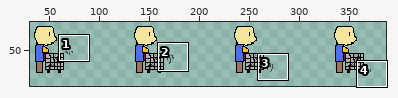
Two states of a sprite sheet, assets/spritesheets/Attack_Right.png. The picture above shows the old version from afar; the outline marks the close-up.
Close-up. As it was:
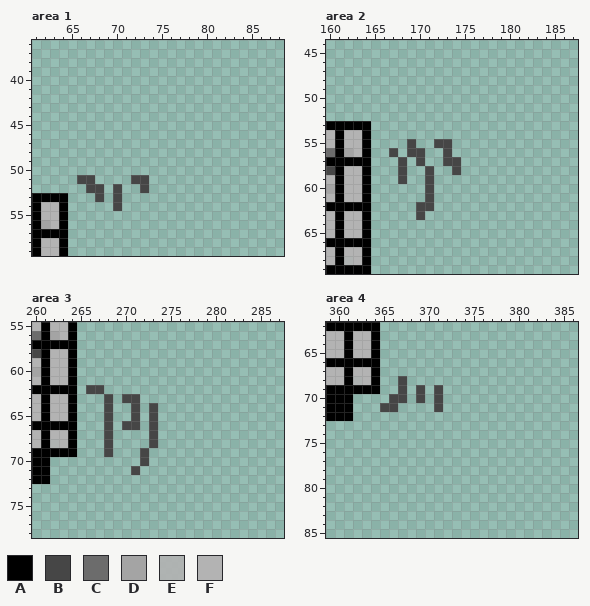
The file is 400x100 pixels. Colours within 5 levels of each other are drawn and written as one. Shown: area 1: x 61..88, y 36..59; area 2: x 160..187, y 44..69; area 3: x 260..287, y 55..78; area 4: x 359..386, y 62..85. The wide view leaves out empty margins.
Palette (. is transparent): A #000000  B #464646  C #6c6c6c  D #a4a4a4  E #b2b2b2e6  F #b3b3b3
Pixels before, area 1, first column x 61:
51 .....BB....BB
52 ......BB.B..B
53 AAAA...B.B...
54 AFFA.....B...
55 AFFA.........
56 ADFA.........
57 AAAA.........
58 AFFA.........
59 AFFA.........
Pixels before, area 2, first column x 160:
53 AAAAA..........
54 FAFFA..........
55 FAFFA....B..BB.
56 CADFA..B.BB..B.
57 AAAAA...B.B..BB
58 BAFFA...B..B..B
59 FAFFA...B..B...
60 DAFFA......B...
61 FAFFA......B...
62 AAAAA.....BB...
63 FAFFA.....B....
64 FAFFA..........
65 FAFFA..........
66 AAAAA..........
67 FAFFA..........
68 FAEFA..........
69 AAAAA..........
Pixels before, area 3, first column x 260:
55 FAFFA.........
56 CADFA.........
57 AAAAA.........
58 BAFFA.........
59 FAFFA.........
60 DAFFA.........
61 FAFFA.........
62 AAAAA.BB......
63 FAFFA...B.BB..
64 FAFFA...B..B.B
65 FAFFA...B..B.B
66 AAAAA...B.BB.B
67 FAFFA...B....B
68 FAEFA...B....B
69 AAAAA...B...B.
70 AA..........B.
71 AA.........B..
72 AA............
Pixels before, area 4, first column x 359:
62 AAAAAA.......
63 FFAFFA.......
64 FFAFFA.......
65 FFAFFA.......
66 AAAAAA.......
67 FFAFFA.......
68 FFAEFA..B....
69 AAAAAA..B.B.B
70 AAA....BB.B.B
71 AAA...BB....B
72 AAA..........
After the commit:
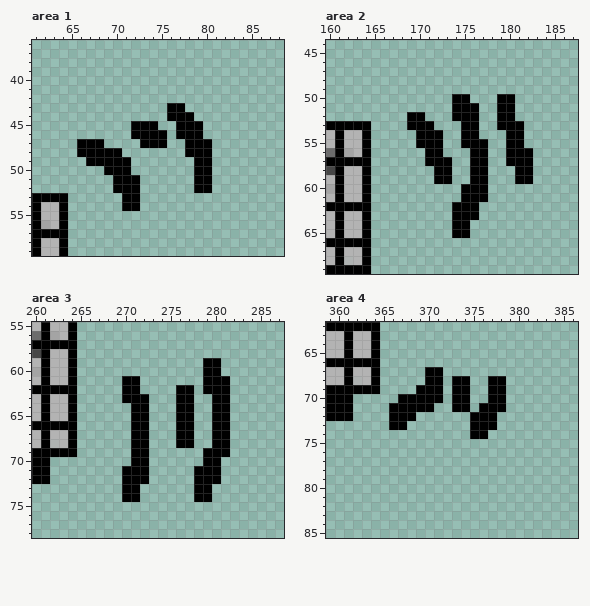
What changed:
Area 1:
The edit adds colour A in row 43 at x 76 to 77; in row 44 at x 76 to 78; in row 45 at x 72 to 74 and 77 to 79; in row 46 at x 72 to 75 and 77 to 79; in row 47 at x 66 to 68, 73 to 75 and 78 to 80; in row 48 at x 66 to 70 and 78 to 80.
The edit adds colour A in row 49 at x 67 to 71 and 79 to 80; in row 50 at x 69 to 71 and 79 to 80; in row 51 at x 70 to 71 and 79 to 80; in row 52 at x 71 to 72 and 79 to 80; in rows 53 to 54 at x 71 to 72.
Colour B gives way to colour A in row 51 at x 72; in row 52 at x 70.
The edit erases colour B in row 51 at x 66 to 67 and 73; in row 52 at x 67 to 68 and 73; in row 53 at x 68 and 70; in row 54 at x 70.
Area 2:
The edit adds colour A in row 50 at x 174 to 175 and 179 to 180; in row 51 at x 174 to 176 and 179 to 180; in row 52 at x 169 to 170, 174 to 176 and 179 to 180; in row 53 at x 169 to 171, 175 to 176 and 179 to 181; in row 54 at x 170 to 172, 175 to 176 and 180 to 181; in row 55 at x 170 to 171, 175 to 177 and 180 to 181.
The edit adds colour A in rows 56 to 57 at x 171 to 172, 176 to 177 and 180 to 182; in rows 58 to 59 at x 172 to 173, 176 to 177 and 181 to 182; in rows 60 to 61 at x 175 to 177; in rows 62 to 63 at x 174 to 176; in rows 64 to 65 at x 174 to 175.
Colour B gives way to colour A in row 55 at x 172; in row 57 at x 173.
The edit erases colour B in row 55 at x 169 and 173; in row 56 at x 167, 169 to 170 and 173; in row 57 at x 168, 170 and 174; in row 58 at x 168, 171 and 174; in row 59 at x 168 and 171; in rows 60 to 61 at x 171.
The edit erases colour B in row 62 at x 170 to 171; in row 63 at x 170.
Area 3:
The edit adds colour A in rows 59 to 60 at x 279 to 280; in row 61 at x 270 to 271 and 279 to 281; in row 62 at x 270 to 271, 276 to 277 and 279 to 281; in rows 63 to 66 at x 272, 276 to 277 and 280 to 281; in rows 67 to 68 at x 271 to 272, 276 to 277 and 280 to 281; in row 69 at x 271 and 279 to 281.
The edit adds colour A in row 70 at x 271 and 279 to 280; in row 71 at x 270, 272 and 278 to 280; in row 72 at x 270 to 272 and 278 to 280; in rows 73 to 74 at x 270 to 271 and 278 to 279.
Colour B gives way to colour A in row 63 at x 270 to 271; in rows 64 to 66 at x 271; in rows 69 to 70 at x 272; in row 71 at x 271.
The edit erases colour B in row 62 at x 266 to 267; in row 63 at x 268; in rows 64 to 65 at x 268 and 273; in row 66 at x 268, 270 and 273; in rows 67 to 68 at x 268 and 273; in row 69 at x 268.
Area 4:
The edit adds colour A in row 67 at x 370 to 371; in row 68 at x 370 to 371, 373 to 374 and 377 to 378; in row 69 at x 370, 373 to 374 and 377 to 378; in row 70 at x 368, 370, 373 to 374 and 377 to 378; in row 71 at x 367 to 370, 373 to 374 and 376 to 378; in row 72 at x 366 to 368 and 375 to 377.
The edit adds colour A in row 73 at x 366 to 367 and 375 to 377; in row 74 at x 375 to 376.
Colour B gives way to colour A in row 69 at x 369 and 371; in row 70 at x 367, 369 and 371; in row 71 at x 366.
The edit erases colour B in rows 68 to 69 at x 367; in row 70 at x 366; in row 71 at x 365 and 371.
